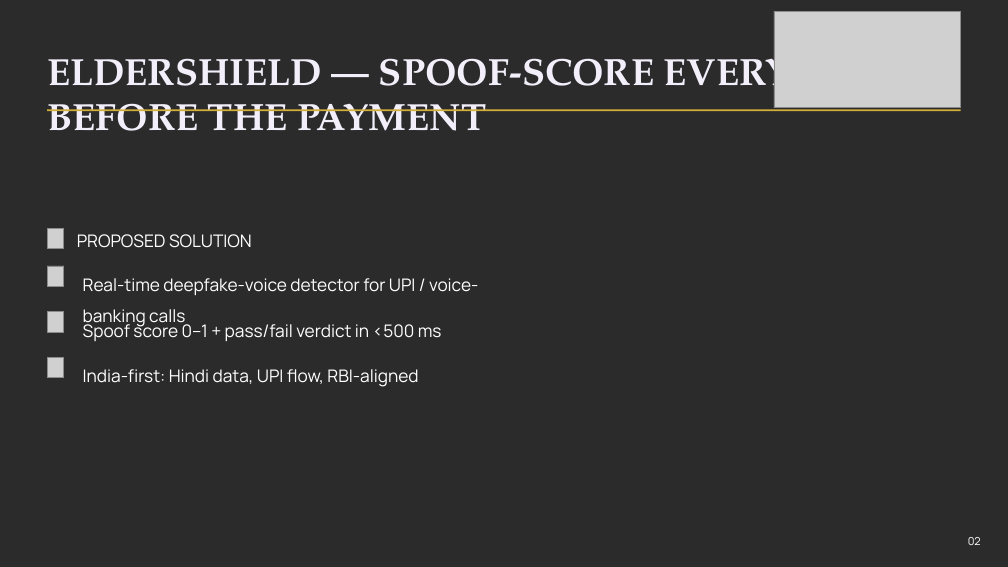
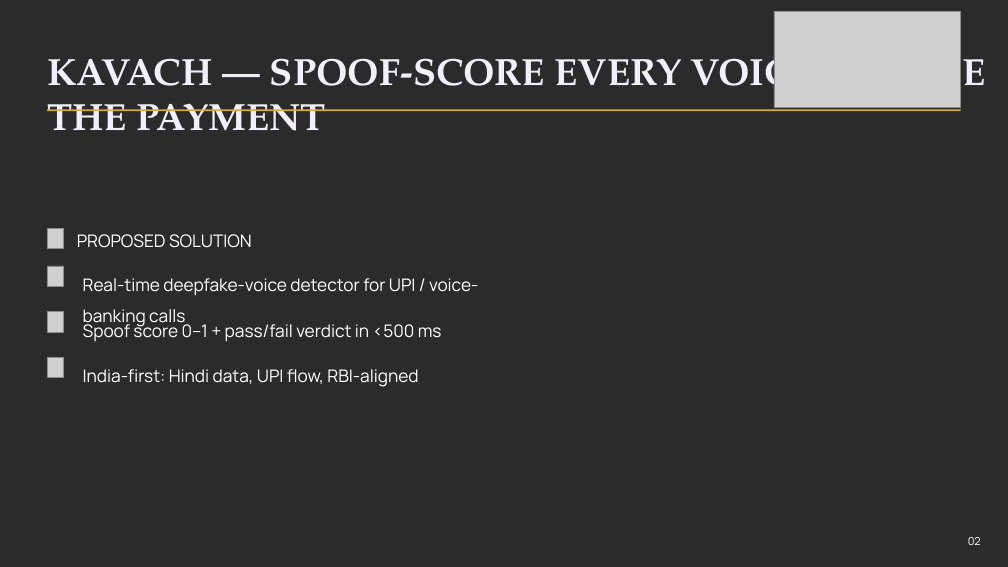
Before and after one commit to harshgounder/eldershield, a slide deck: slide 3 of assets/Kavach_IIC3_deck.pptx. Drawn at 1008x567 pixels with LibreOffice and Linux fonts; fonts in the diff are those of the drawing; grey boxes stand for pictures; background and template pictures are left out; a plain dark background stands for a picture behind light text. Boxes give left, top, right and bottom in pixels: in the first picture for what was removed or moved away, otherwise in the second. Text is boxed around its words. In the diff, an @@ line names an element or a change of style, - is before the commit and + after.

Commit message:
deck v1: all-caps ELDERSHIELD run -> KAVACH

```diff
--- a/assets/Kavach_IIC3_deck.pptx
+++ b/assets/Kavach_IIC3_deck.pptx
@@ text at box(47, 45, 985, 131): text changed @@
-ELDERSHIELD — SPOOF-SCORE EVERY VOICE, BEFORE THE PAYMENT
+KAVACH — SPOOF-SCORE EVERY VOICE, BEFORE THE PAYMENT
```
